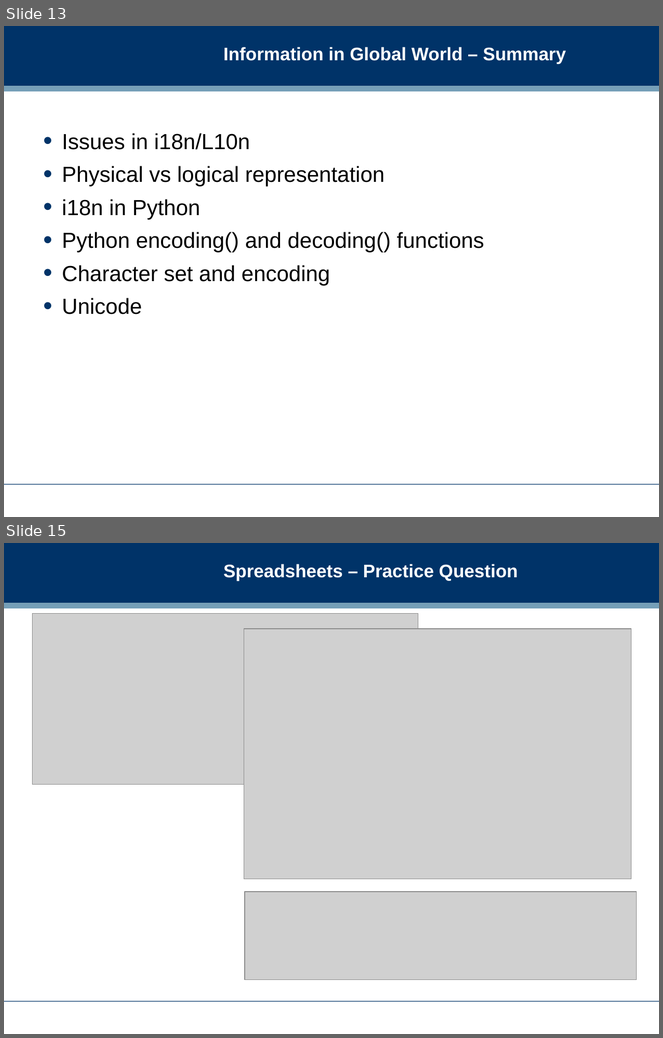
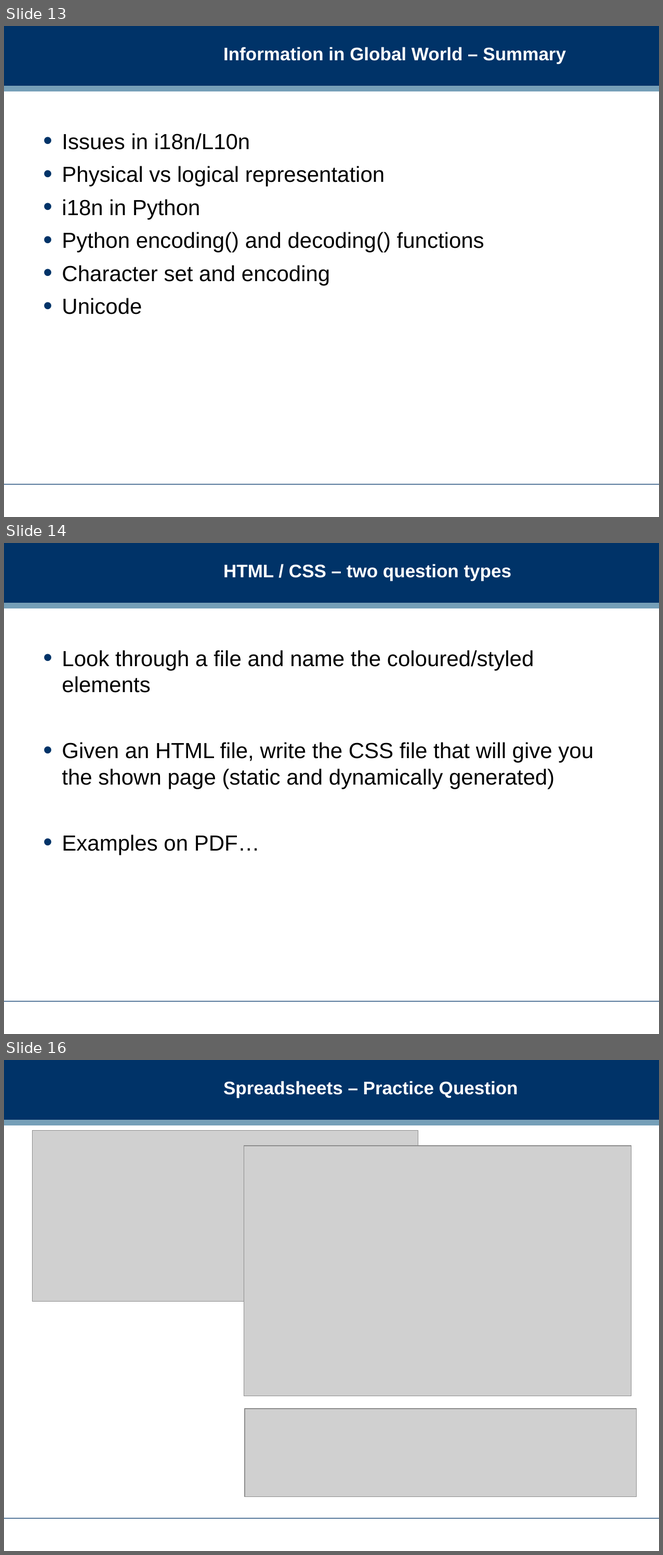
Before and after one commit to dreamind/ix, a slide deck: lectures/review/exam_review.ppt. Shown one above the other, each under a label of ours: slides 13 and 15 before the commit, slides 13, 14 and 16 after it; the slides between them are not shown. The pictures are 663x1038 and 663x1555 pixels, drawn with LibreOffice and Linux fonts; fonts in the diff are those of the drawing; grey boxes stand for pictures; background and template pictures are left out. Boxes give left, top, right and bottom in pixels: in the first picture for what was removed or moved away, otherwise in the second. Text is boxed around its words. In the diff, an @@ line names an element or a change of style, - is before the commit and + after.

```diff
--- a/lectures/review/exam_review.ppt
+++ b/lectures/review/exam_review.ppt
@@ slide 14 added at <box>4,543,659,1034</box>, background #FFFFFF; not listed: 3 template elements that a slide beside it also shows @@
@@ title added at <box>223,564,512,581</box>, 20 pt, text #FFFFFF, bold @@
+HTML / CSS – two question types
@@ text added at <box>62,650,594,855</box>, 24 pt, text #000000 @@
+• Look through a file and name the coloured/styled elements
+• Given an HTML file, write the CSS file that will give you the shown page (static and dynamically generated)
+• Examples on PDF…
@@ what was slide 15 is now slide 16 @@
```
Also in this commit, not shown: 12 slides changed, 3 slides removed, 2 other files.
